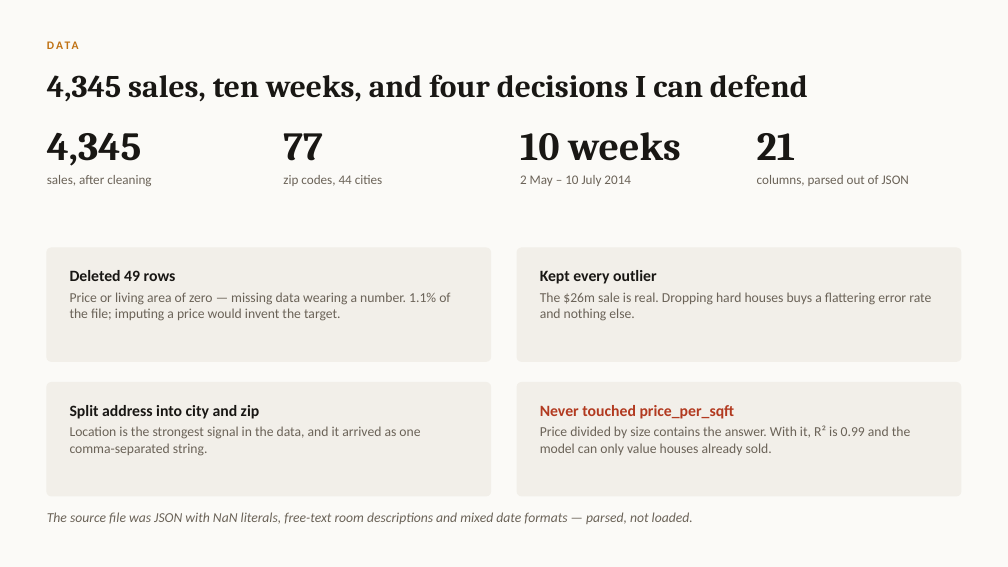
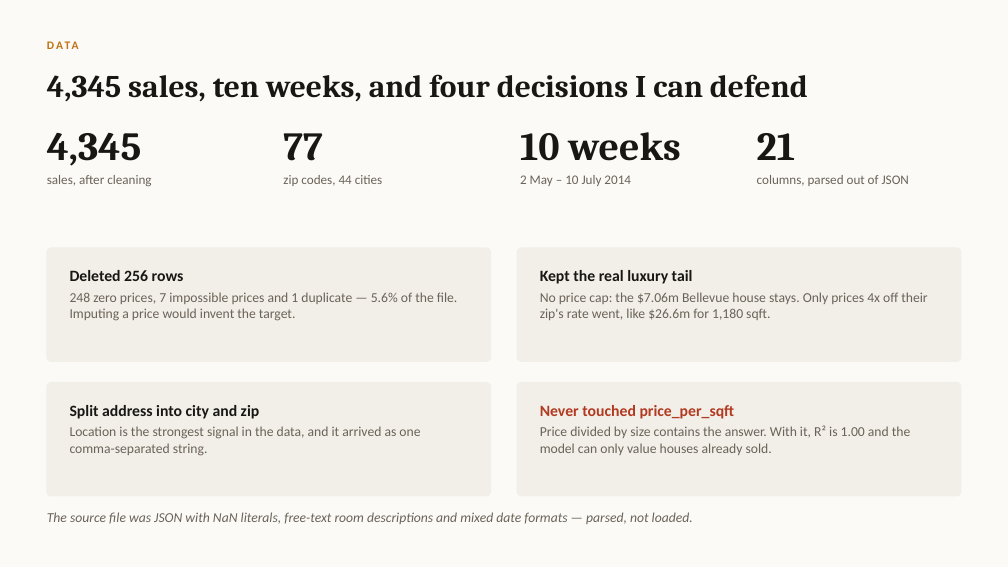
Before and after one commit to EsraaMaamoun/real-estate-machine, a slide deck: slide 3 of reports/Real_Estate_Machine_defense.pptx. Drawn at 1008x567 pixels with LibreOffice and Linux fonts; fonts in the diff are those of the drawing. Boxes give left, top, right and bottom in pixels: in the first picture for what was removed or moved away, otherwise in the second. Text is boxed around its words. In the diff, an @@ line names an element or a change of style, - is before the commit and + after.

```diff
--- a/reports/Real_Estate_Machine_defense.pptx
+++ b/reports/Real_Estate_Machine_defense.pptx
@@ text at (x1=70, y1=270, x2=184, y2=281): text changed @@
-Deleted 49 rows
+Deleted 256 rows
@@ text at (x1=70, y1=292, x2=458, y2=321): text changed @@
-Price or living area of zero — missing data wearing a number. 1.1% of the file; imputing a price would invent the target.
+248 zero prices, 7 impossible prices and 1 duplicate — 5.6% of the file. Imputing a price would invent the target.
@@ text at (x1=540, y1=270, x2=693, y2=284): text changed @@
-Kept every outlier
+Kept the real luxury tail
@@ text at (x1=540, y1=292, x2=927, y2=320): text changed @@
-The $26m sale is real. Dropping hard houses buys a flattering error rate and nothing else.
+No price cap: the $7.06m Bellevue house stays. Only prices 4x off their zip's rate went, like $26.6m for 1,180 sqft.
@@ text at (x1=540, y1=425, x2=910, y2=455): text changed @@
-Price divided by size contains the answer. With it, R² is 0.99 and the model can only value houses already sold.
+Price divided by size contains the answer. With it, R² is 1.00 and the model can only value houses already sold.
```
Also in this commit, not shown: 6 other slides changed, 1 other file.
